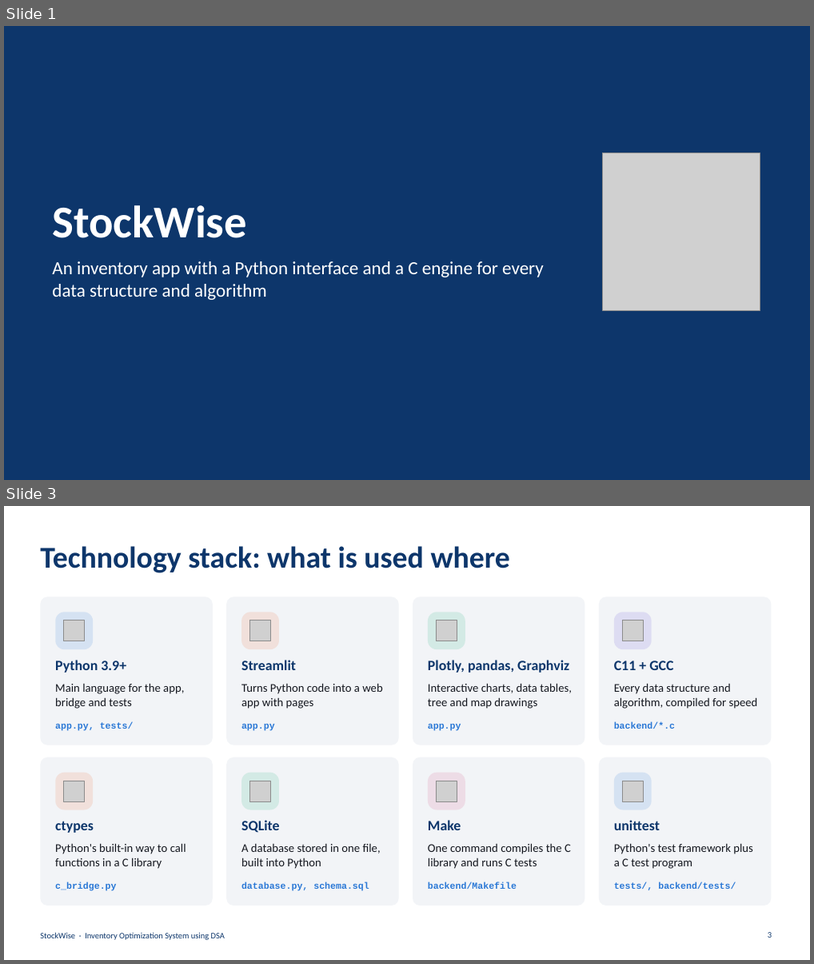
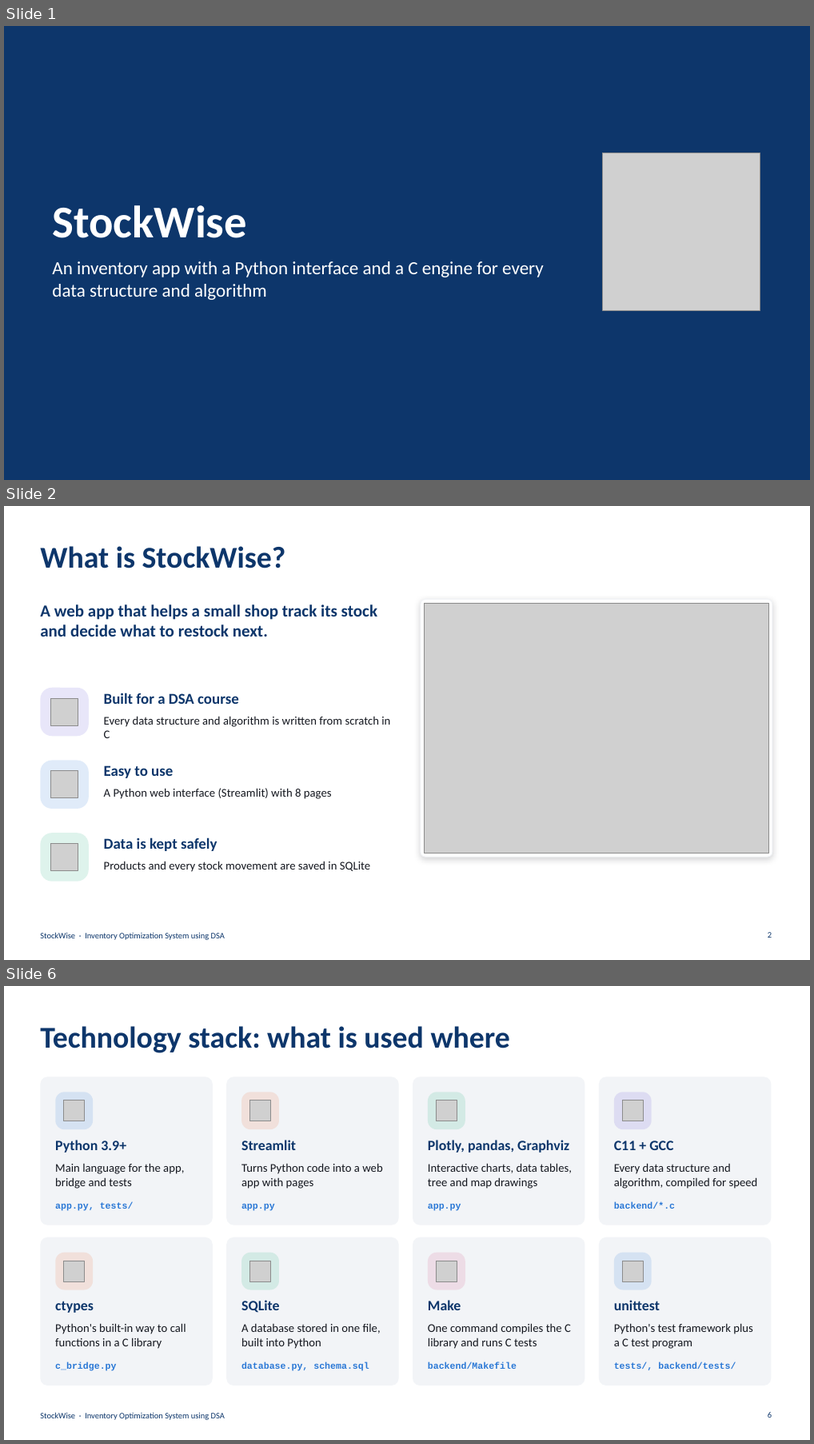
Before and after one commit to AatifAhmedShaikh/StockWise-Dsa, a slide deck: docs/StockWise_Project_Overview.pptx. Shown one above the other, each under a label of ours: slides 1 and 3 before the commit, slides 1, 2 and 6 after it; the slides between them are not shown. The pictures are 814x964 and 814x1444 pixels, drawn with LibreOffice and Linux fonts; fonts in the diff are those of the drawing; grey boxes stand for pictures. Boxes give left, top, right and bottom in pixels: in the first picture for what was removed or moved away, otherwise in the second. Text is boxed around its words. In the diff, an @@ line names an element or a change of style, - is before the commit and + after.

```diff
--- a/docs/StockWise_Project_Overview.pptx
+++ b/docs/StockWise_Project_Overview.pptx
@@ slide 2 added at [4,506,810,960], background #FFFFFF; not listed: 1 template element that a slide beside it also shows @@
@@ title added at [40,546,286,568], 36 pt, text #0D366B, bold @@
+What is StockWise?
@@ rounded rectangle added at [421,599,773,856], fill #FFFFFF, outline #F2F4F7 1 pt @@
@@ text added at [40,604,378,636], 20 pt, text #0D366B, bold @@
+A web app that helps a small shop track its stock and decide what to restock next.
@@ picture added at [425,603,770,852] @@
@@ rounded rectangle added at [40,688,89,736], fill #6250D6 at 14% opacity @@
@@ text added at [104,692,239,704], 18 pt, text #0D366B, bold @@
+Built for a DSA course
@@ picture added at [51,698,78,725] @@
@@ text added at [104,716,390,738], 14 pt, text #14171F @@
+Every data structure and algorithm is written from scratch in C
@@ rounded rectangle added at [40,760,89,808], fill #2A78D6 at 14% opacity @@
@@ text added at [104,765,173,778], 18 pt, text #0D366B, bold @@
+Easy to use
@@ picture added at [51,771,78,798] @@
@@ text added at [104,788,332,799], 14 pt, text #14171F @@
+A Python web interface (Streamlit) with 8 pages
@@ rounded rectangle added at [40,832,89,881], fill #1BAF7A at 14% opacity @@
@@ text added at [104,837,217,851], 18 pt, text #0D366B, bold @@
+Data is kept safely
@@ picture added at [51,844,78,871] @@
@@ text added at [104,860,370,872], 14 pt, text #14171F @@
+Products and every stock movement are saved in SQLite
@@ page number added at [768,932,772,937], 10 pt, text #0D366B @@
+2
@@ what was slide 3 is now slide 6 @@
@@ page number at [768,1412,772,1417]: text changed @@
-3
+6
```
Also in this commit, not shown: 2 slides changed, 8 other slides added, 2 slides removed, 1 other file.
